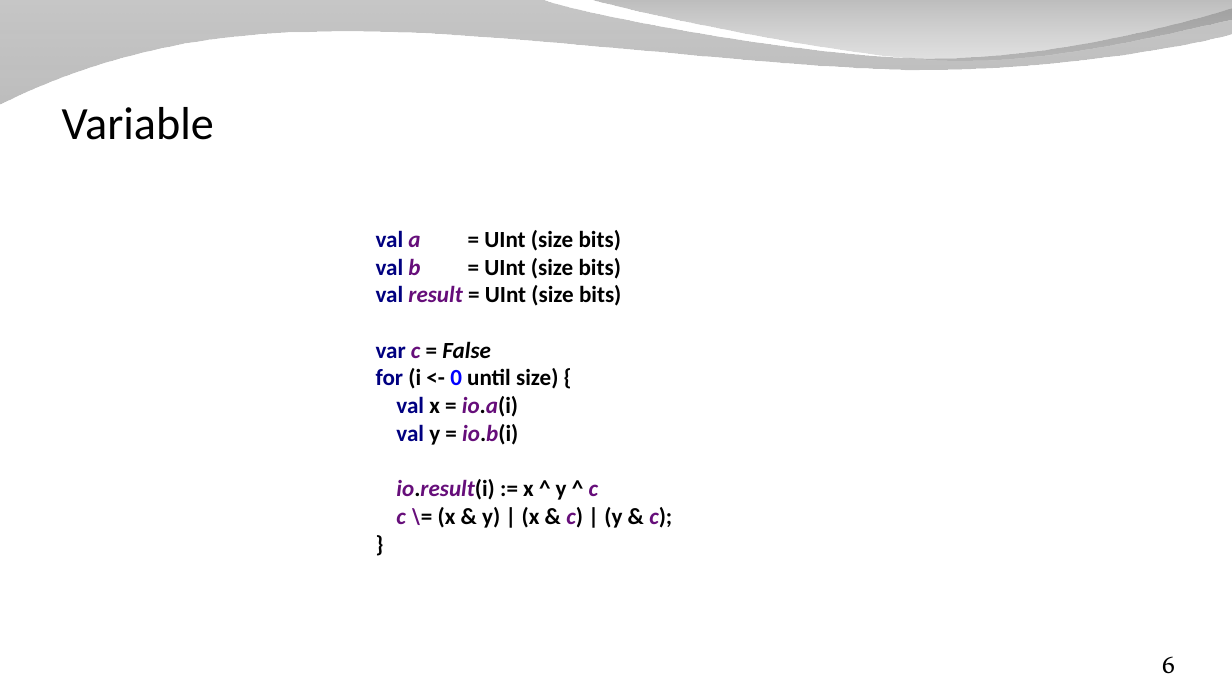
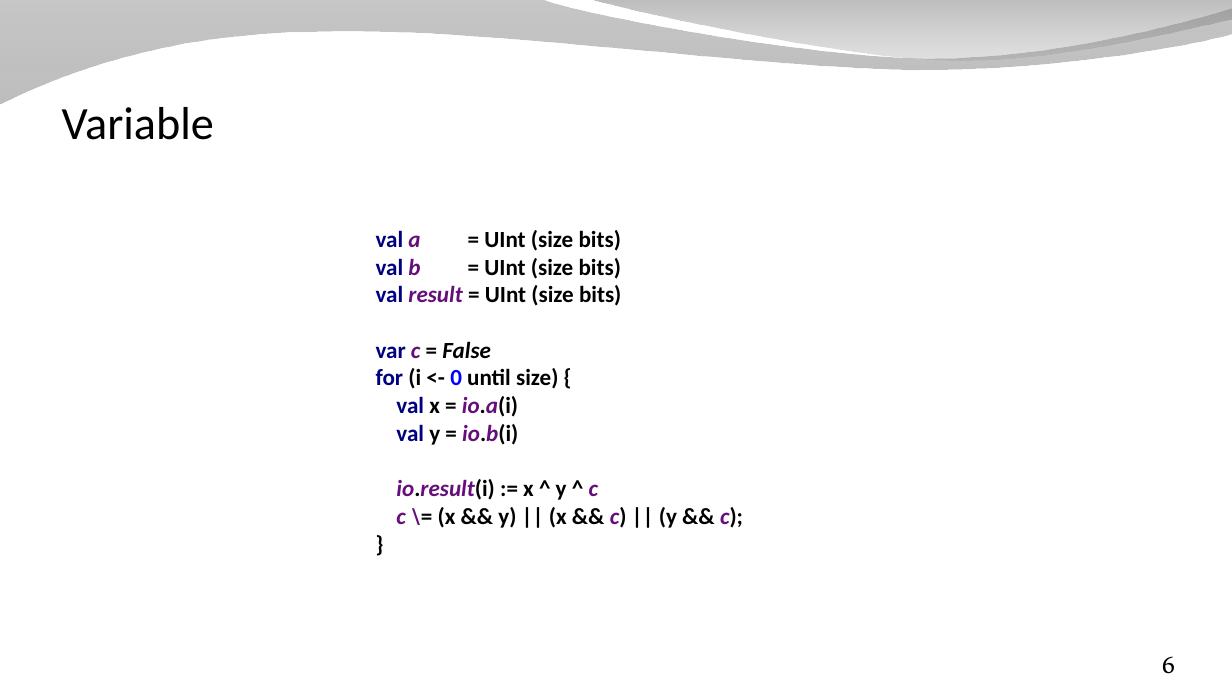
Before and after one commit to SpinalHDL/SpinalDoc, a slide deck: slide 6 of presentation/en/workshop/equivalence.odp. Drawn at 1232x693 pixels with LibreOffice and Linux fonts; fonts in the diff are those of the drawing; background and template pictures are left out. Boxes give left, top, right and bottom in pixels: in the first picture for what was removed or moved away, otherwise in the second. Text is boxed around its words. In the diff, an @@ line names an element or a change of style, - is before the commit and + after.

```diff
--- a/presentation/en/workshop/equivalence.odp
+++ b/presentation/en/workshop/equivalence.odp
@@ text at [376, 230, 743, 528]: text changed @@
-val a = UInt (size bits)
-val b = UInt (size bits)
-val result = UInt (size bits)
-var c = False
-for (i <- 0 until size) {
-val x = io.a(i)
-val y = io.b(i)
-io.result(i) := x ^ y ^ c
-c \= (x & y) | (x & c) | (y & c);
-}
+val a = UInt (size bits)
+val b = UInt (size bits)
+val result = UInt (size bits)
+var c = False
+for (i <- 0 until size) {
+val x = io.a(i)
+val y = io.b(i)
+io.result(i) := x ^ y ^ c
+c \= (x && y) || (x && c) || (y && c);
+}
```
Also in this commit, not shown: 5 other slides changed, 1 slide removed, 4 other files.
